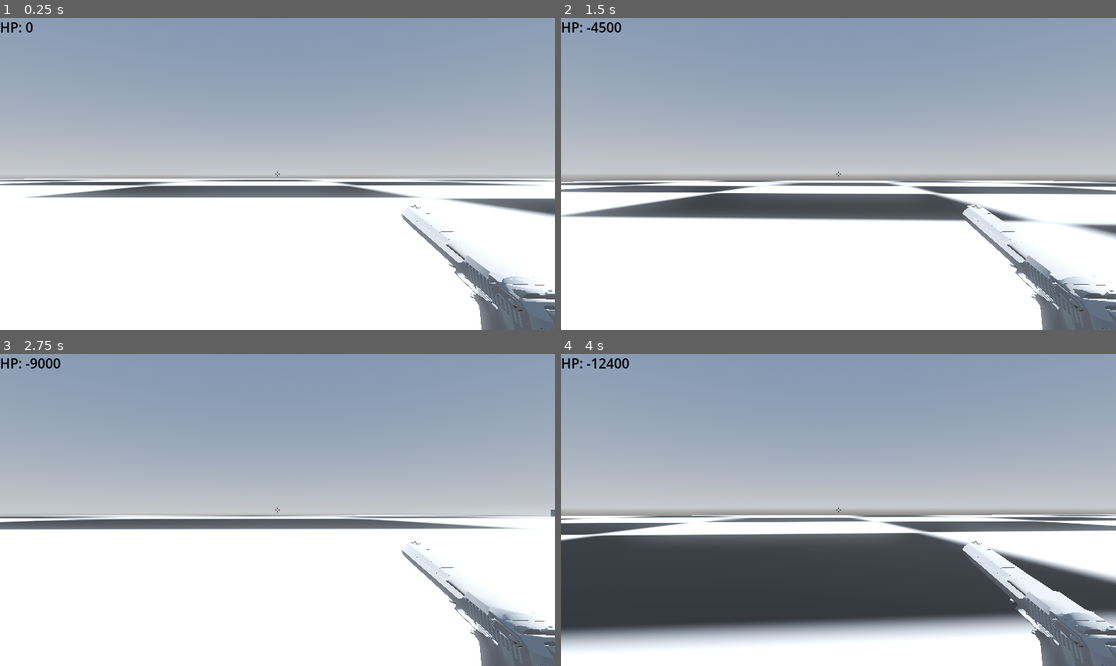
Above: before the commit, frames 1-4 (two rows, left to right).
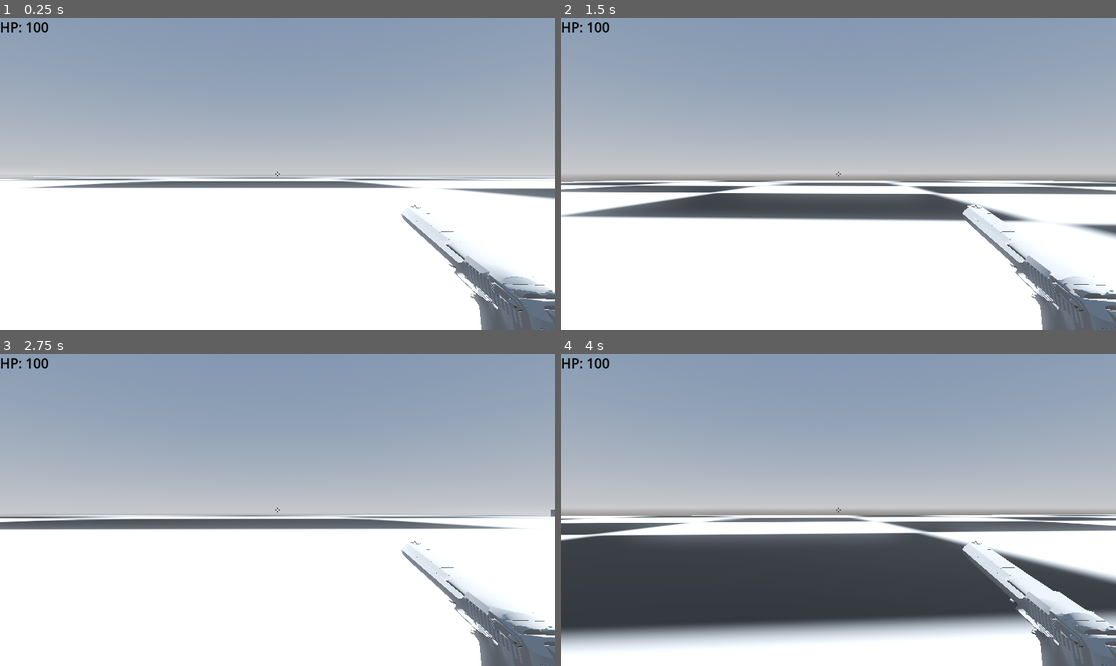
Above: after the commit, the same moments.

Repository: Lrcoder401/3dgameeeee-lukas
Game: Godot game, scene res://node.tscn
Two runs of this game, one before a commit and one after it. Both use one fixed random seed, a clock stepped at 60 frames per second and the inputs below.
Inputs (mouse positions are in pixels of both pictures, inside the frame that each line leads up to):
- Up to frame 1 (0.25 s): no input
- Up to frame 2 (1.5 s): move the mouse to (866, 174) at 0.52 s; hold J 0.53-1.28 s; hold W (move_forward) from 0.53 s (still down); tap Space (ui_select) at 0.77 s; move the mouse to (810, 174) at 1.27 s; tap Shift (shoot) at 1.35 s
- Up to frame 3 (2.75 s): keep holding W (move_forward); tap Space (ui_select) at 1.52 s; tap J at 1.55 s; move the mouse to (288, 503) at 2.02 s; hold J from 2.03 s (still down)
- Up to frame 4 (4 s): keep holding W (move_forward); move the mouse to (832, 516) at 2.77 s; release J at 2.78 s; tap J at 2.85 s; tap Space (ui_select) at 3.02, 3.77 s; move the mouse to (877, 513) at 3.52 s; hold J from 3.53 s (still down); tap Shift (shoot) at 3.6 s

The runs differ from the first frame. In frame 1, 6.4% of the frame differs, in the area x 0-100%, y 1-100%; in frame 2, 0.1%; in frame 3, 0.1%; in frame 4, 0.2%.

Commit message:
work from december 4th meeting

Diff:
--- a/cylinder.tscn
+++ b/cylinder.tscn
@@ -21,6 +21,5 @@
 
 [node name="health" type="Node" parent="StaticBody3D"]
 script = ExtResource("2_22uf0")
-maxhealth = 100.0
 
 [connection signal="dead" from="StaticBody3D/health" to="." method="_on_health_dead"]
--- a/heal.gd
+++ b/heal.gd
@@ -24,3 +24,4 @@
 	var body_health=body.get_node("health")
 	if body_health != null :
 		body_health.heal(20)
+		print("heal")
--- a/health.gd
+++ b/health.gd
@@ -2,8 +2,14 @@
 
 @export var maxhealth: float
 
-var health = maxhealth
+var health
+
 signal dead
+
+func _ready() -> void:
+	health = maxhealth
+
+
 func take_damage(value) :
 	health -= value
 	if health <= 0 :
--- a/health.tscn
+++ b/health.tscn
@@ -16,7 +16,7 @@
 
 [node name="Heal" type="MeshInstance3D"]
 transform = Transform3D(1, 0, 0, 0, 1, 0, 0, 0, 1, 0, 1.55339, 0)
-layers = 4
+layers = 5
 mesh = SubResource("SphereMesh_gqy7c")
 script = ExtResource("1_cqhre")
 timer = 8.0
--- a/node.tscn
+++ b/node.tscn
@@ -117,9 +117,9 @@
 spawn_zone_corner_two = Vector3(-106.739, 0.380304, 25.0472)
 enemy = ExtResource("7_17tku")
 
-[node name="Player" parent="." instance=ExtResource("8_5040y")]
-transform = Transform3D(1, 0, 0, 0, 1, 0, 0, 0, 1, -12.7985, 2.30031, -1.50676)
-
 [node name="health" parent="." instance=ExtResource("8_fe8ht")]
 
+[node name="Player" parent="." instance=ExtResource("8_5040y")]
+transform = Transform3D(1, 0, 0, 0, 1, 0, 0, 0, 1, -12.7985, 1.47604, -1.50676)
+
 [connection signal="body_entered" from="explosion/Area3D2" to="explosion" method="_on_area_3d_body_entered"]
--- a/player.gd
+++ b/player.gd
@@ -12,6 +12,7 @@
 func _ready() -> void:
 	Input.set_mouse_mode(Input.MOUSE_MODE_CAPTURED) # Replace with function body.
 	print(get_node("/root/").name)
+	print($"health".health)
 
 func _unhandled_input(event) :
 
@@ -31,26 +32,18 @@
 	CameraRotation += Movement
 	CameraRotation.y = clamp(CameraRotation.y,-1,1.5)
 
-	#transform.basis = Basis()
-	#MainCamera.transform.basis = Basis()
-	#P
-	#rotate_object_local(Vector3(0,1,0), -CameraRotation.x)
-	#
-	#
-	#rotate_object_local(Vector3(0,1,0), -CameraRotation.x)
-	#MainCamera.rotate_object_local(Vector3(1,0,0), -CameraRotation.y)
-	#rotation.x = -CameraRotation.y
+
 	MainCamera.rotation.x = -CameraRotation.y
-	#rotation.x = -CameraRotation.y
-	#MainCamera.rotation.y = -CameraRotation.x
+
 	rotation.y = -CameraRotation.x
-	#CameraRotation.x = -CameraRotation.y
-	#MainCamera.y = -CameraRotation.x
+
+
 # Called every frame. 'delta' is the elapsed time since the previous frame.
 func _physics_process(delta: float) -> void:
 
 	if not dead :
 		$"HUD/HP".text = "HP: "+str($"health".health)
+
 		var movement = Vector3()
 		var input = Input.get_action_strength("move_forward")
 		movement += input * basis.z * -300.0 * delta
@@ -72,8 +65,8 @@
 			input = Input.get_action_strength("ui_select")
 			velocity.y = 7*input
 
-		if Input.is_key_pressed(KEY_J):
-			$"health".take_damage(100)
+		#if Input.is_key_pressed(KEY_J):
+			#$"health".take_damage(100)
 	velocity += get_gravity()*delta
 	move_and_slide()
 #wwwww
--- a/player.tscn
+++ b/player.tscn
@@ -59,4 +59,4 @@
 theme = SubResource("Theme_tkttk")
 theme_type_variation = &"HeaderLarge"
 theme_override_colors/font_color = Color(0, 0, 0, 1)
-text = "Health: 50"
+text = "Health: not set"
